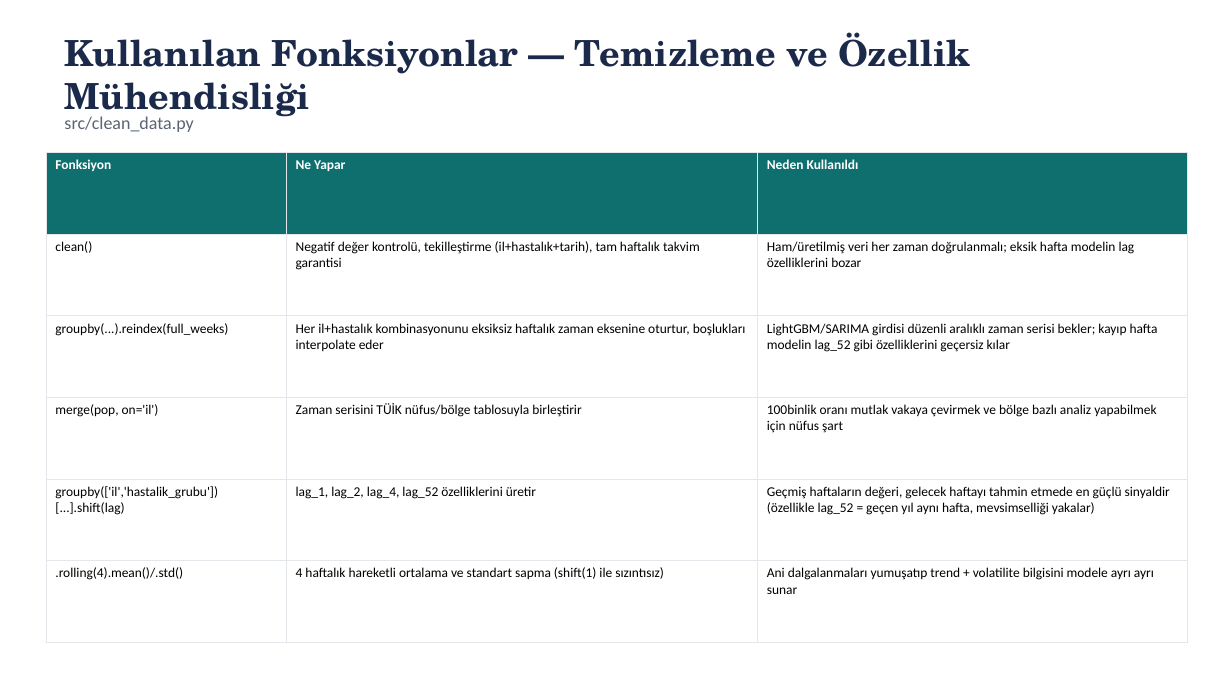
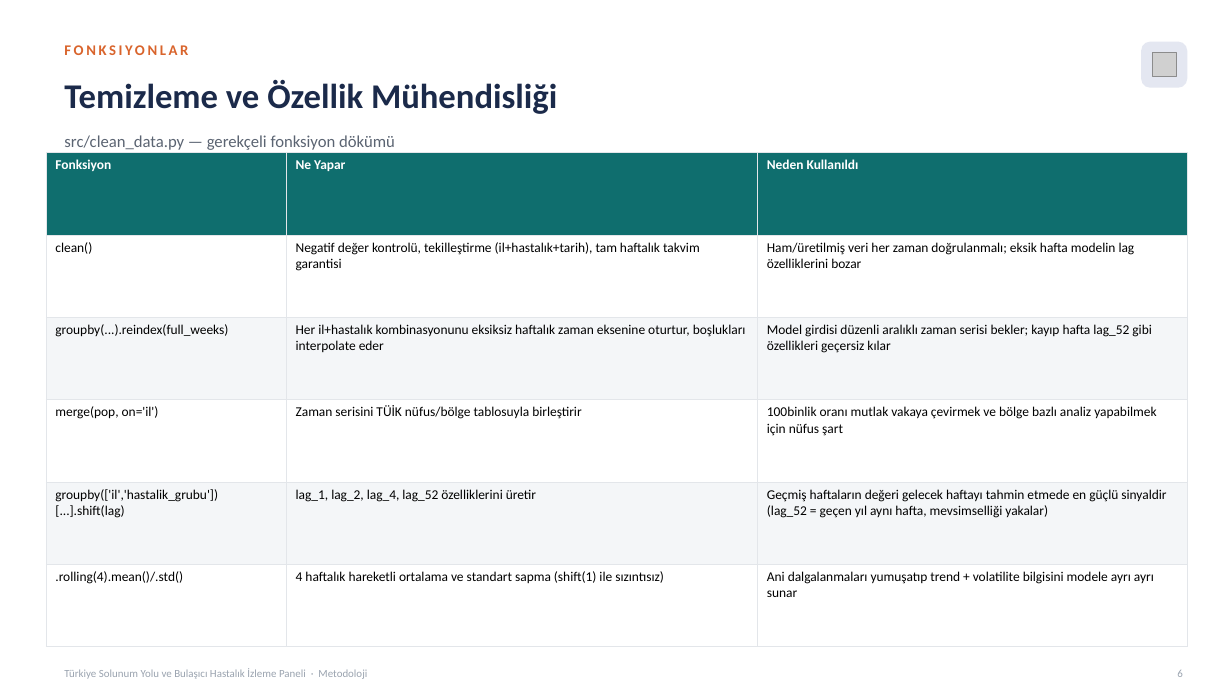
Before and after one commit to ozansarisoy/BreathCast-Turkiye, a slide deck: slide 6 of reports/turkiye_solunum_metodoloji.pptx (slide 5 before the commit). Drawn at 1232x693 pixels with LibreOffice and Linux fonts; fonts in the diff are those of the drawing; grey boxes stand for pictures. Boxes give left, top, right and bottom in pixels: in the first picture for what was removed or moved away, otherwise in the second. Text is boxed around its words. In the diff, an @@ line names an element or a change of style, - is before the commit and + after.

```diff
--- a/reports/turkiye_solunum_metodoloji.pptx
+++ b/reports/turkiye_solunum_metodoloji.pptx
@@ text added at [64,45,188,55], 11.5 pt, text #D9642C, bold @@
+FONKSIYONLAR
@@ rounded rectangle added at [1141,42,1188,88], fill #E4E7F1 @@
@@ picture added at [1153,53,1177,77] @@
@@ text at [64,80,557,114]: text changed; size 28 to 27 pt; font TeX Gyre Schola to Calibri @@
-Kullanılan Fonksiyonlar — Temizleme ve Özellik Mühendisliği
+Temizleme ve Özellik Mühendisliği
@@ text at [64,135,395,150]: text changed; size 14 to 13 pt @@
-src/clean_data.py
+src/clean_data.py — gerekçeli fonksiyon dökümü
@@ table at [46,152,1188,647] @@
-row 3, column 3: LightGBM/SARIMA girdisi düzenli aralıklı zaman serisi bekler; kayıp hafta modelin lag_52 gibi özelliklerini geçersiz kılar
+row 3, column 3: Model girdisi düzenli aralıklı zaman serisi bekler; kayıp hafta lag_52 gibi özellikleri geçersiz kılar
-row 5, column 3: Geçmiş haftaların değeri, gelecek haftayı tahmin etmede en güçlü sinyaldir (özellikle lag_52 = geçen yıl aynı hafta, mevsimselliği yakalar)
+row 5, column 3: Geçmiş haftaların değeri gelecek haftayı tahmin etmede en güçlü sinyaldir (lag_52 = geçen yıl aynı hafta, mevsimselliği yakalar)
@@ fill none to #FFFFFF in 9 cells @@
@@ fill none to #F4F6F8 in 6 cells @@
@@ text added at [64,669,367,679], 8.5 pt, text #9AA3AF @@
+Türkiye Solunum Yolu ve Bulaşıcı Hastalık İzleme Paneli · Metodoloji
@@ text added at [1177,670,1183,677], 8.5 pt, text #9AA3AF @@
+6
```
Also in this commit, not shown: 7 other slides changed, 2 slides added, 9 other files.
